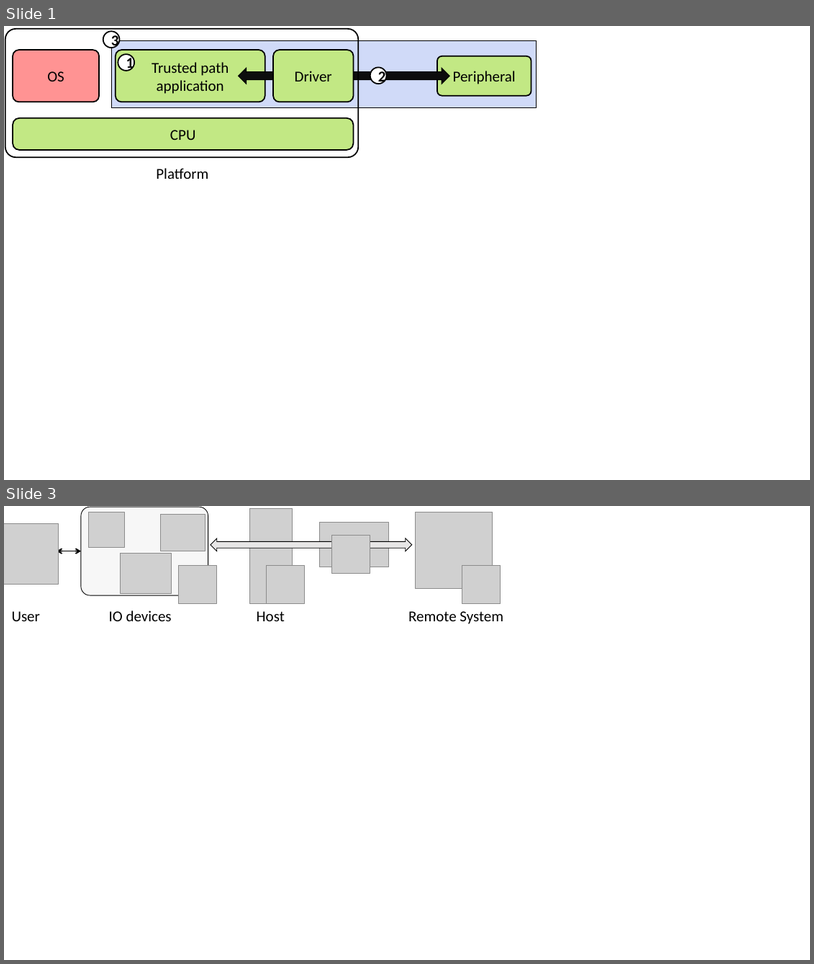
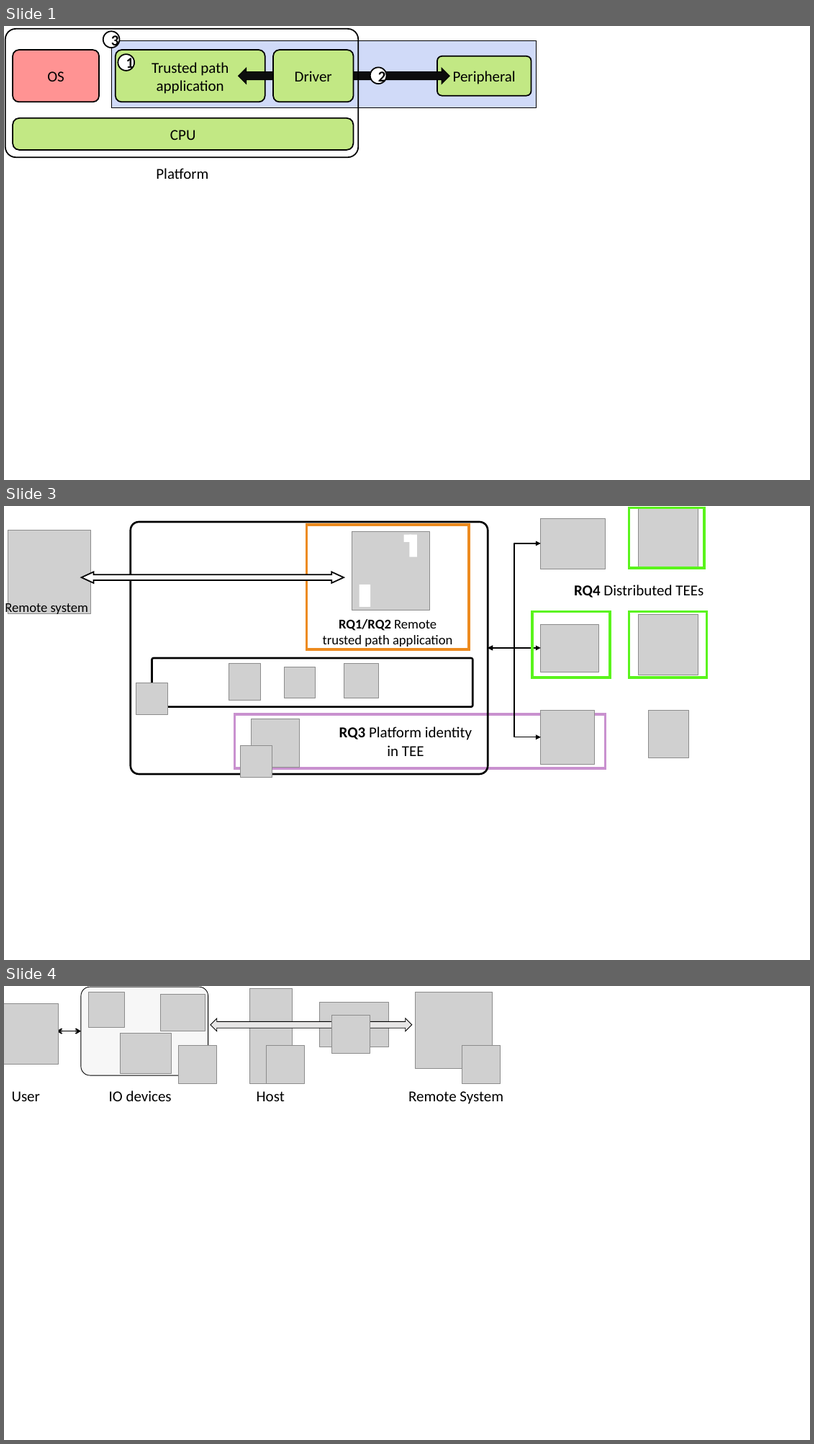
Before and after one commit to aritradhar/PhD-Thesis, a slide deck: chapters/introduction/images/works.pptx. Shown one above the other, each under a label of ours: slides 1 and 3 before the commit, slides 1, 3 and 4 after it; the slides between them are not shown. The pictures are 814x964 and 814x1444 pixels, drawn with LibreOffice and Linux fonts; fonts in the diff are those of the drawing; grey boxes stand for pictures. Boxes give left, top, right and bottom in pixels: in the first picture for what was removed or moved away, otherwise in the second. Text is boxed around its words. In the diff, an @@ line names an element or a change of style, - is before the commit and + after.

```diff
--- a/chapters/introduction/images/works.pptx
+++ b/chapters/introduction/images/works.pptx
@@ slide 3 added at box(4, 506, 810, 960), background #FFFFFF @@
@@ rounded rectangle added at box(131, 522, 488, 774), outline #000000 2.25 pt @@
@@ rectangle added at box(306, 525, 469, 649), outline #ED8B1F 3 pt @@
@@ picture added at box(541, 518, 606, 569) @@
@@ rectangle added at box(630, 508, 705, 569), outline #5AF41C 3 pt @@
@@ picture added at box(638, 507, 699, 568) @@
@@ picture added at box(8, 530, 90, 613) @@
@@ elbow double arrow added from (488, 648) to (541, 543), #000000 1 pt @@
@@ left right arrow added at box(82, 572, 344, 583), fill #FFFFFF, outline #000000 1.5 pt @@
@@ group added at box(352, 532, 430, 610): 3 rectangles, 1 picture @@
@@ text added at box(574, 584, 704, 597), 18 pt, text #000000 @@
+RQ4 Distributed TEEs
@@ text added at box(5, 600, 88, 615), 16 pt, text #000000 @@
+Remote system
@@ rectangle added at box(532, 611, 611, 677), outline #5AF41C 3 pt @@
@@ rectangle added at box(630, 611, 707, 677), outline #5AF41C 3 pt @@
@@ text added at box(323, 619, 453, 649), 16 pt, text #000000 @@
+RQ1/RQ2 Remote trusted path application
@@ picture added at box(541, 624, 599, 672) @@
@@ picture added at box(638, 615, 699, 675) @@
@@ elbow double arrow added from (488, 648) to (541, 737), #000000 1 pt @@
@@ double arrow added from (488, 648) to (541, 648), #000000 1 pt @@
@@ rounded rectangle added at box(152, 658, 473, 707), outline #000000 2.25 pt @@
@@ picture added at box(229, 663, 260, 701) @@
@@ picture added at box(285, 667, 316, 698) @@
@@ picture added at box(344, 663, 378, 698) @@
@@ picture added at box(136, 682, 167, 714) @@
@@ rectangle added at box(235, 714, 606, 768), outline #C991CF 3 pt @@
@@ picture added at box(252, 718, 301, 767) @@
@@ picture added at box(541, 710, 595, 764) @@
@@ picture added at box(649, 710, 689, 758) @@
@@ text added at box(340, 726, 472, 756), 18 pt, text #000000 @@
+RQ3 Platform identity in TEE
@@ picture added at box(241, 745, 272, 777) @@
@@ what was slide 3 is now slide 4 @@
```
Also in this commit, not shown: 1 slide changed, 22 other files.
